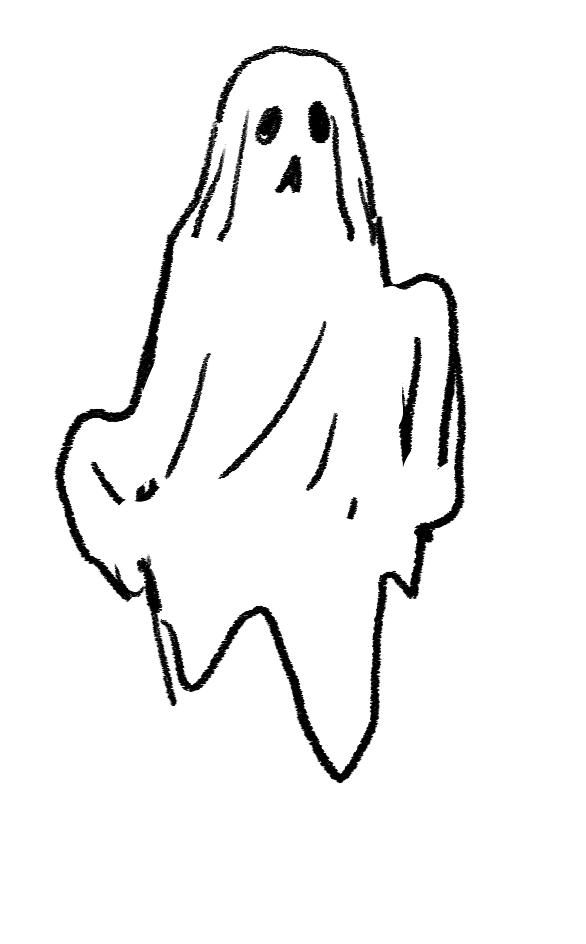
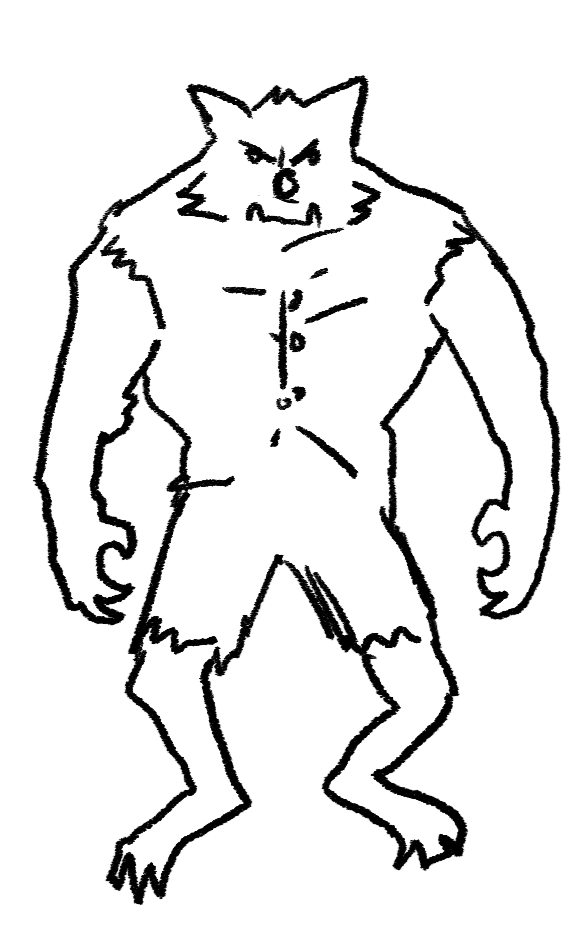
Layers edited between the first and the second 586x944 image:
added layer "Layer 7" above "Layer 6" over (32, 75, 562, 905)
hid "Layer 6" over (53, 45, 467, 784)
